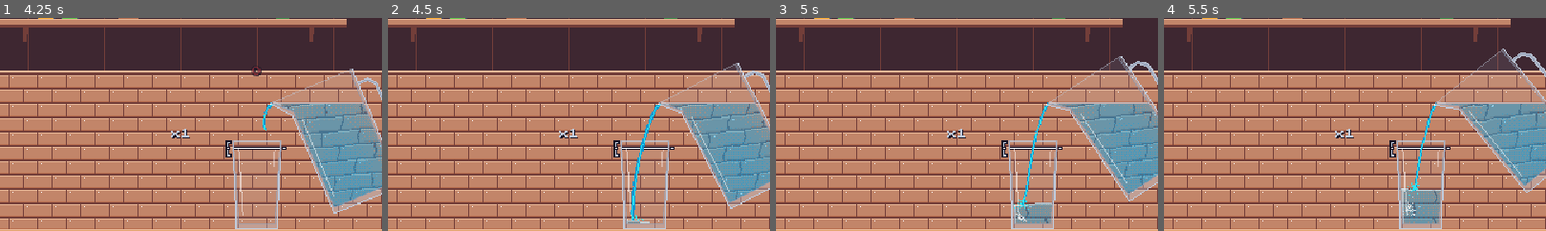
Above: before the commit, frames 1-4 (left to right).
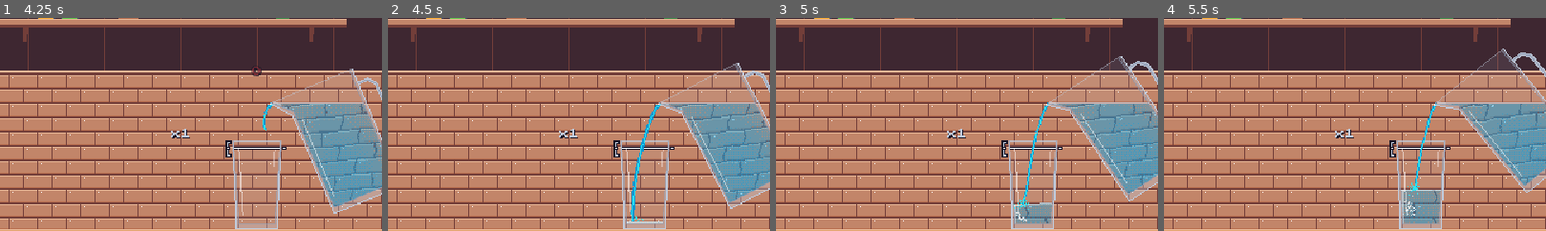
Above: after the commit, the same moments.

Repository: mihai-molnar/pour-game
Game: Godot game, scene res://main.tscn
Two runs of this game, one before a commit and one after it. Both use one fixed random seed, a clock stepped at 60 frames per second and the inputs below.
Inputs:
- Up to frame 1 (4.25 s): tap Enter at 0.5 s; tap Space at 0.77, 1.52, 3.02, 3.77 s; hold Down 1.28-2.03 s; hold Down from 3.53 s (still down)
- Up to frame 2 (4.5 s): keep holding Down
- Up to frame 3 (5 s): keep holding Down; tap Space at 4.52 s
- Up to frame 4 (5.5 s): keep holding Down
The pictures show only the part of the screen within x 6-56%, y 29-79%; the shares and areas given below are measured in that part.

Frame 1 is identical in both runs. In frame 2, less than 0.1% of the frame differs, in the area x 62-72%, y 92-97%; in frame 3, less than 0.1%; in frame 4, less than 0.1%.

Commit message:
feat: glass arrivals with a drawing-only lean; fill-line tick clears narrowing bowls
Co-Authored-By: Claude Opus 5.5 <noreply@anthropic.com>

Diff:
--- a/glass.gd
+++ b/glass.gd
@@ -6,6 +6,9 @@
 ## pixel) that the stream and glass motion excite; waves are visual only — the
 ## volume is the gameplay truth. The fill line is fixed per drink
 ## (fill_fraction × capacity) and the ±good_tol band is drawn beside it.
+## A new glass arrives by sliding in from the left (arrive()); the lean only
+## turns the Liquid and Front layers, never this node, so landing liquid and
+## the rim/opening helpers never see it.
 
 @export_group("Waves")
 @export var wave_speed := 40.0
@@ -17,6 +20,12 @@
 ## Slosh from the glass sliding (liquid lags the motion).
 @export var move_slosh := 0.0012
 
+## Emitted when an arrival stops sliding; `at` = the foot corner it tips over (global).
+signal landed(at: Vector2)
+
+## Where an arriving glass starts: fully off-screen left.
+const OFFSCREEN_X := -40.0
+
 var def: DrinkDef
 var interior := PackedVector2Array()
 var outer := PackedVector2Array()
@@ -24,6 +33,8 @@
 var target := 0.0
 var spilled := 0.0
 var capacity := 0.0
+## Where it rests (in Main's space).
+var home := Vector2.ZERO
 
 var _x0 := 0
 var _y0 := 0
@@ -40,6 +51,8 @@
 var _drips: Array[Vector3] = []    # side (-1/1), y (local), speed
 var _last_x := 0.0
 var _last_vx := 0.0
+var _arrive_t := -1.0  # < 0 when not arriving (covers the slide and the wobble)
+var _pivot := Vector2.ZERO
 
 @onready var _liquid: DrawLayer = $Liquid
 @onready var _front: DrawLayer = $Front
@@ -80,6 +93,71 @@
 	_wave_v.fill(0.0)
 	_bubbles.clear()
 	_drips.clear()
+
+
+## Sets the glass up for `d` (empty), puts it off-screen left and starts
+## sliding it to `at`.
+func arrive(d: DrinkDef, at: Vector2) -> void:
+	setup(d)
+	home = at
+	position = Vector2(OFFSCREEN_X, at.y)
+	visible = true
+	_last_x = position.x
+	_last_vx = 0.0
+	_pivot = Arrival.pivot(outer, 0.0, 1.0)
+	_arrive_t = 0.0
+	_apply_lean(0.0)
+
+
+## Puts the glass at `at` at once, no arrival — for the sweep and checks.
+func place(at: Vector2) -> void:
+	home = at
+	position = at
+	visible = true
+	_last_x = at.x
+	_last_vx = 0.0
+	_arrive_t = -1.0
+	_apply_lean(0.0)
+
+
+## The served glass disappears (Main leaves a puff where it was).
+func vanish() -> void:
+	visible = false
+	_arrive_t = -1.0
+	_apply_lean(0.0)
+
+
+## True while sliding in; the wobble after it doesn't count.
+func is_arriving() -> bool:
+	return _arrive_t >= 0.0 and _arrive_t < Arrival.ARRIVE_TIME
+
+
+func center_global() -> Vector2:
+	var box := Rect2(outer[0], Vector2.ZERO)
+	for p in outer:
+		box = box.expand(p)
+	return to_global(box.get_center())
+
+
+func _step_arrival(dt: float) -> void:
+	if _arrive_t < 0.0:
+		return
+	var was_sliding := is_arriving()
+	_arrive_t += dt
+	position.x = home.x + Arrival.offset(_arrive_t, OFFSCREEN_X - home.x)
+	if was_sliding and not is_arriving():
+		landed.emit(to_global(_pivot))
+	_apply_lean(Arrival.lean(_arrive_t, 1.0))
+	if Arrival.done(_arrive_t):
+		_arrive_t = -1.0
+		_apply_lean(0.0)
+
+
+## Turns the drawing by `angle` about the arrival pivot (the node stays put).
+func _apply_lean(angle: float) -> void:
+	for layer: Node2D in [_liquid, _front]:
+		layer.rotation = angle
+		layer.position = _pivot - _pivot.rotated(angle)
 
 
 func _rasterize() -> void:
@@ -141,6 +219,23 @@
 	return Vector2(roundf(level_for(target * (1.0 + tol))), roundf(level_for(target * (1.0 - tol))))
 
 
+## Local x of the band bracket's spine: 4 px left of the outer wall's leftmost
+## point across the band rows, so it also clears bowls that narrow toward the rim.
+func bracket_x() -> int:
+	var band := band_levels()
+	var left := INF
+	for y in range(int(band.x), int(band.y) + 2):
+		left = minf(left, outer_x_at(float(y)).x)
+	return floori(left) - 4
+
+
+## The fill line's left tick as local x (start, end): from the bracket's spine
+## to 2 px short of the wall at the line.
+func left_tick() -> Vector2i:
+	var ty := roundi(_target_y)
+	return Vector2i(bracket_x(), floori(outer_x_at(float(ty) + 0.5).x) - 2)
+
+
 func rim_y_world() -> float:
 	return global_position.y + _y0
 
@@ -211,6 +306,7 @@
 
 
 func step(dt: float) -> void:
+	_step_arrival(dt)
 	_level = level_for(volume)
 	_mat.set_shader_parameter("surface_y", _level)
 
@@ -228,7 +324,8 @@
 			var l := _wave_h[maxi(i - 1, 0)]
 			var r := _wave_h[mini(i + 1, n - 1)]
 			var acc := c2 * (l + r - 2.0 * _wave_h[i]) - wave_spring * _wave_h[i] - wave_damp * _wave_v[i]
-			acc -= ax * move_slosh * (i - mid)
+			if volume >= 0.5:  # an empty glass has nothing to slosh (arrivals would leave waves)
+				acc -= ax * move_slosh * (i - mid)
 			_wave_v[i] += acc * sdt
 		for i in n:
 			_wave_h[i] = clampf(_wave_h[i] + _wave_v[i] * sdt, -wave_max, wave_max)
@@ -309,7 +406,7 @@
 	var band := band_levels()
 	var y_top := int(band.x)
 	var y_bot := int(band.y)
-	var x := floori(outer_x_at(float(y_top)).x) - 4
+	var x := bracket_x()
 	var h := y_bot - y_top + 1
 	ci.draw_rect(Rect2(x - 1, y_top - 1, 3, h + 2), Palette.INK)
 	ci.draw_rect(Rect2(x - 1, y_top - 1, 5, 3), Palette.INK)
@@ -331,11 +428,10 @@
 	var width := _row_right[r] - left + 1
 	ci.draw_rect(Rect2(left, ty - 1, width, 3), Palette.INK)
 	ci.draw_rect(Rect2(left, ty, width, 1), Palette.WHITE)
+	var tick := left_tick()
+	ci.draw_rect(Rect2(tick.x - 1, ty - 1, tick.y - tick.x + 2, 3), Palette.INK)
+	ci.draw_rect(Rect2(tick.x, ty, tick.y - tick.x, 1), Palette.WHITE)
 	var walls := outer_x_at(float(ty) + 0.5)
-	var bracket_x := floori(outer_x_at(band_levels().x).x) - 4
-	var left_end := floori(walls.x) - 2
-	ci.draw_rect(Rect2(bracket_x - 1, ty - 1, left_end - bracket_x + 2, 3), Palette.INK)
-	ci.draw_rect(Rect2(bracket_x, ty, left_end - bracket_x, 1), Palette.WHITE)
 	# Short right tick: the pourer's wall sits ~4 px to the right of the glass.
 	var right_start := ceili(walls.y) + 1
 	ci.draw_rect(Rect2(right_start - 1, ty - 1, 4, 3), Palette.INK)
--- a/tools/checks/check_glass.gd
+++ b/tools/checks/check_glass.gd
@@ -1,14 +1,22 @@
 extends CheckBase
-## Checks the glass set up from water.tres: exact capacity, fixed target,
-## band levels following stats.good_tol, and geometry helpers. Run:
+## Checks the glass: exact capacity and fixed target per drink, band levels
+## following stats.good_tol, geometry helpers, the fill-line tick on a glass
+## that narrows toward the rim, setup leaving no state behind, and the
+## arrival. Run:
 ##   "$GODOT" --headless --path . --quit-after 900 --script res://tools/run_check.gd -- --check=glass
+
+const DT := 1.0 / 60.0
+const HOME := Vector2(256, 280)
 
 
 func run() -> void:
 	var main: Node = load("res://main.tscn").instantiate()
 	add_child(main)
+	main.manual = true
 	var glass: Glass = main.glass
-	var water: DrinkDef = GameState.owned_drinks[0]
+	var water: DrinkDef = GameState.WATER
+	var wine: DrinkDef = GameState.ROUND_UNLOCKS[2]
+	glass.place(HOME)
 	expect(glass.def == water, "glass is set up with water")
 	expect(glass.capacity == 2346.0, "capacity = interior pixel count (got %d)" % glass.capacity)
 	var want := 0.9 * glass.capacity
@@ -27,14 +35,80 @@
 	expect(wide.x <= band.x and wide.y > band.y, "a wider good_tol widens the band (%s vs %s)" % [wide, band])
 	expect(glass.opening_world() == Vector2(237, 275), "opening at the rim (got %s)" % glass.opening_world())
 	expect(is_equal_approx(glass.rim_y_world(), 206.0), "rim at y=206 (got %.1f)" % glass.rim_y_world())
+	expect(_tint_clear(glass), "wall tint polygons leave the interior clear")
+	var walls := glass.outer_x_at(-37.0)
+	expect(walls.is_equal_approx(Vector2(-19, 19)), "outer walls at mid height (got %s)" % walls)
+	eq(glass.left_tick(), Vector2i(-25, -23), "water: the fill-line tick is unchanged")
+
+	_check_wine(glass, wine)
+	glass.setup(water)
+	expect(glass.capacity == 2346.0 and is_equal_approx(glass.target, want), "back to water: same capacity and target")
+	expect(glass.opening_world() == Vector2(237, 275), "back to water: same opening (got %s)" % glass.opening_world())
+	expect(glass.volume == 0.0 and glass._row_area.size() == 69, "back to water: empty, water's 69 rows (got %d)" % glass._row_area.size())
+	_check_arrival(glass, water)
+
+
+func _check_wine(glass: Glass, wine: DrinkDef) -> void:
+	glass.setup(wine)
+	expect(glass.capacity == 3100.0, "wine: capacity = interior pixel count (got %d)" % glass.capacity)
+	expect(is_equal_approx(glass.target, 0.53 * glass.capacity), "wine: target = fill_fraction x capacity")
+	var prev := glass.level_for(0.0)
+	var rising := true
+	var v := 25.0
+	while v <= glass.capacity:
+		var y := glass.level_for(v)
+		rising = rising and y < prev
+		prev = y
+		v += 25.0
+	expect(rising, "wine: the level rises with every 25 px² poured")
+	expect(is_equal_approx(glass.rim_y_world(), 184.0), "wine: rim at y=184 (got %.1f)" % glass.rim_y_world())
+	expect(glass.opening_world() == Vector2(238, 274), "wine: opening (got %s)" % glass.opening_world())
+	eq(glass.left_tick(), Vector2i(-30, -28), "wine: the tick runs from the bracket to the bulging wall")
+	expect(_tint_clear(glass), "wine: wall tint polygons leave the bowl clear")
+
+
+func _check_arrival(glass: Glass, water: DrinkDef) -> void:
+	var landed: Array[Vector2] = []
+	glass.landed.connect(func(at: Vector2) -> void: landed.append(at))
+	var front: Node2D = glass.get_node("Front")
+	glass.receive(HOME.x, 500.0, 0.0)
+	glass.arrive(water, HOME)
+	expect(glass.volume == 0.0, "an arriving glass is empty")
+	near(glass.position.x, Glass.OFFSCREEN_X, "it starts off-screen left")
+	expect(glass.is_arriving() and glass.visible, "...visible and arriving")
+	var t := 0.0
+	var leaned := false
+	var node_rotated := false
+	while glass.is_arriving() and t < 1.0:
+		glass.step(DT)
+		t += DT
+		leaned = leaned or absf(front.rotation) > 0.01
+		node_rotated = node_rotated or glass.rotation != 0.0
+	expect(absf(t - Arrival.ARRIVE_TIME) <= DT + 1e-6, "the slide takes ARRIVE_TIME (%.3f s)" % t)
+	expect(glass.position == HOME, "it ends exactly at home (%s)" % glass.position)
+	eq(landed.size(), 1, "landed fires once")
+	if landed.size() == 1:
+		expect(landed[0].is_equal_approx(HOME + Vector2(17, 0)), "...at the leading foot corner (%s)" % landed[0])
+	while t < 1.0:
+		glass.step(DT)
+		t += DT
+		leaned = leaned or absf(front.rotation) > 0.01
+		node_rotated = node_rotated or glass.rotation != 0.0
+	expect(leaned and not node_rotated, "the lean turns the drawing, never the node")
+	eq(front.rotation, 0.0, "upright after the wobble")
+	glass.vanish()
+	expect(not glass.visible and not glass.is_arriving(), "vanish hides the glass")
+	glass.place(HOME)
+	expect(glass.visible and glass.position == HOME, "place shows it at home at once")
+
+
+func _tint_clear(glass: Glass) -> bool:
 	var tint := DrawLayer.wall_polygons(glass.outer, glass.interior)
 	var c := Vector2.ZERO
 	for p in glass.interior:
 		c += p
 	c /= glass.interior.size()
-	var covered := false
 	for w in tint:
-		covered = covered or Geometry2D.is_point_in_polygon(c, w)
-	expect(not tint.is_empty() and not covered, "wall tint polygons leave the interior clear")
-	var walls := glass.outer_x_at(-37.0)
-	expect(walls.is_equal_approx(Vector2(-19, 19)), "outer walls at mid height (got %s)" % walls)
+		if Geometry2D.is_point_in_polygon(c, w):
+			return false
+	return not tint.is_empty()
